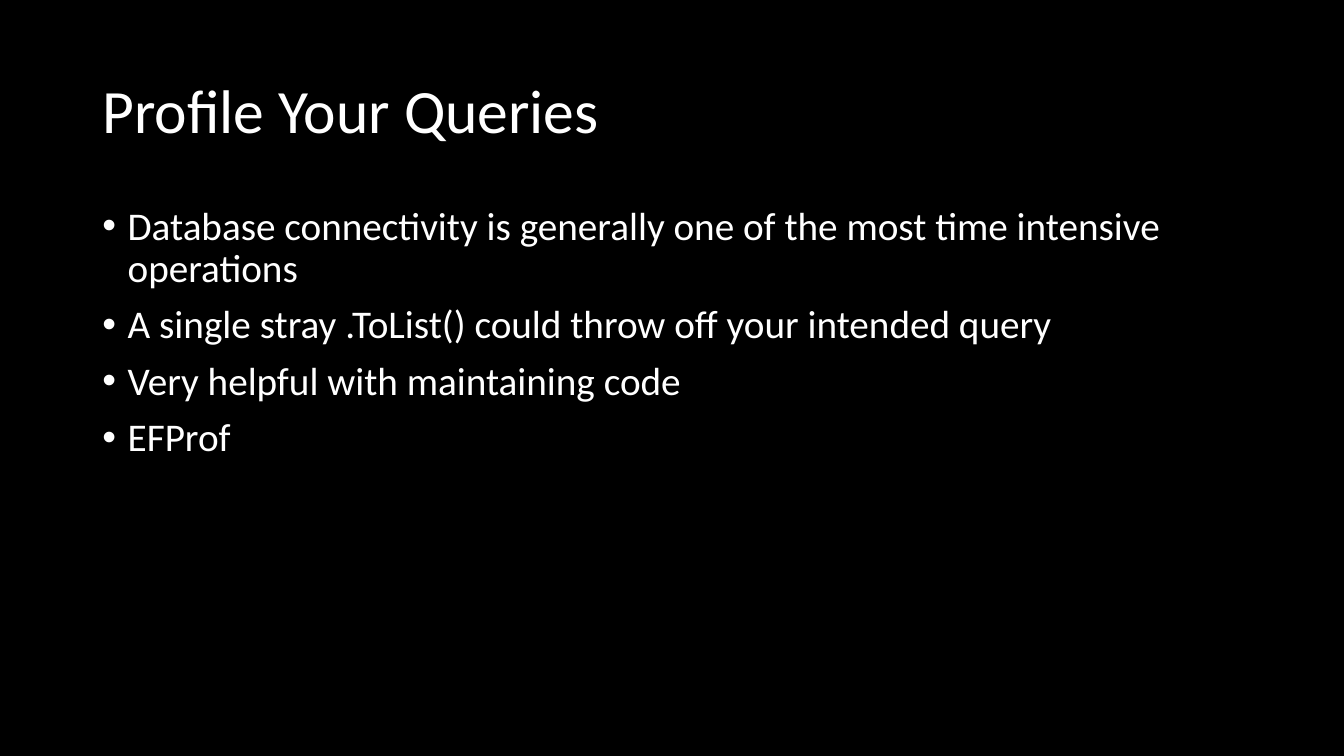
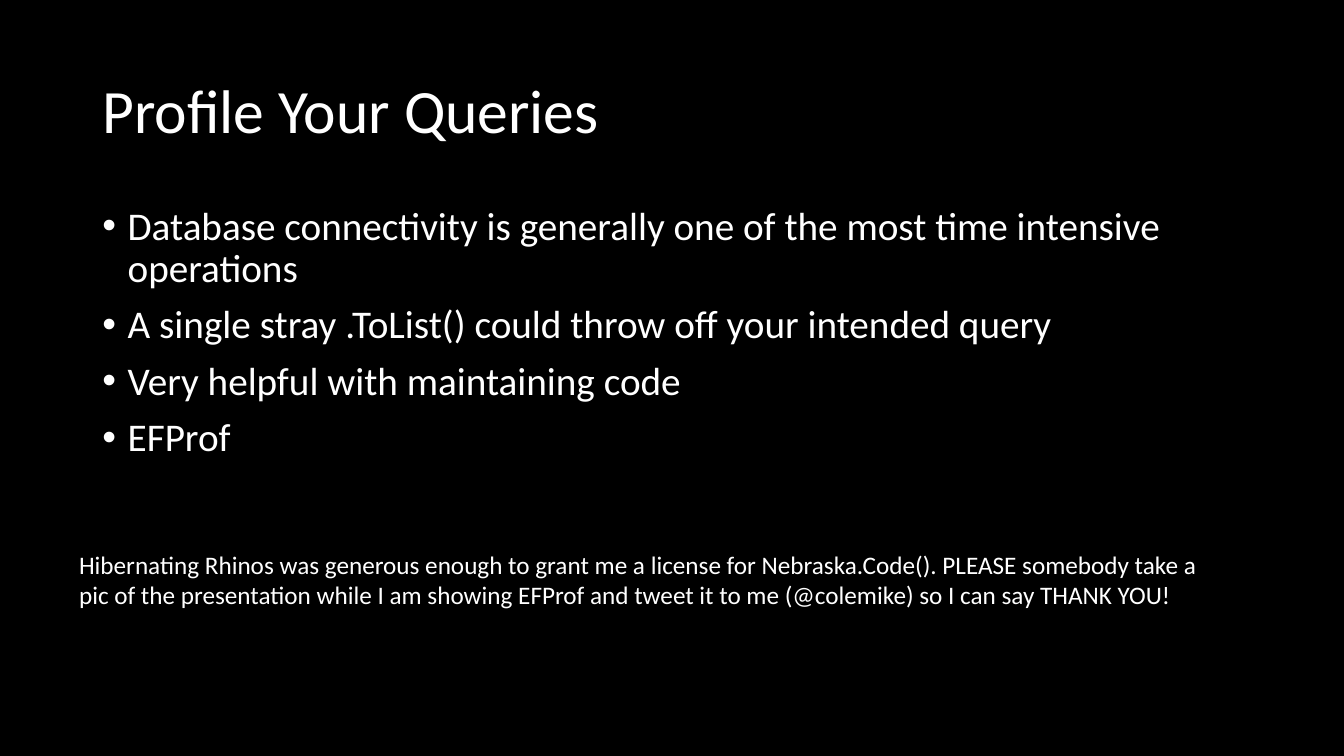
Before and after one commit to mikecole/Presentations, a slide deck: slide 8 of Entity Framework Extra Mile/NebraskaCode1/EF Extra Mile.pptx. Drawn at 1344x756 pixels with LibreOffice and Linux fonts; fonts in the diff are those of the drawing. Boxes give left, top, right and bottom in pixels: in the first picture for what was removed or moved away, otherwise in the second. Text is boxed around its words. In the diff, an @@ line names an element or a change of style, - is before the commit and + after.

Commit message:
Modified Nebraska.Code presentation.

```diff
--- a/Entity Framework Extra Mile/NebraskaCode1/EF Extra Mile.pptx
+++ b/Entity Framework Extra Mile/NebraskaCode1/EF Extra Mile.pptx
@@ text added at <box>79,555,1196,609</box>, 18 pt, text #FFFFFF @@
+Hibernating Rhinos was generous enough to grant me a license for Nebraska.Code(). PLEASE somebody take a
+pic of the presentation while I am showing EFProf and tweet it to me (@colemike) so I can say THANK YOU!
```
